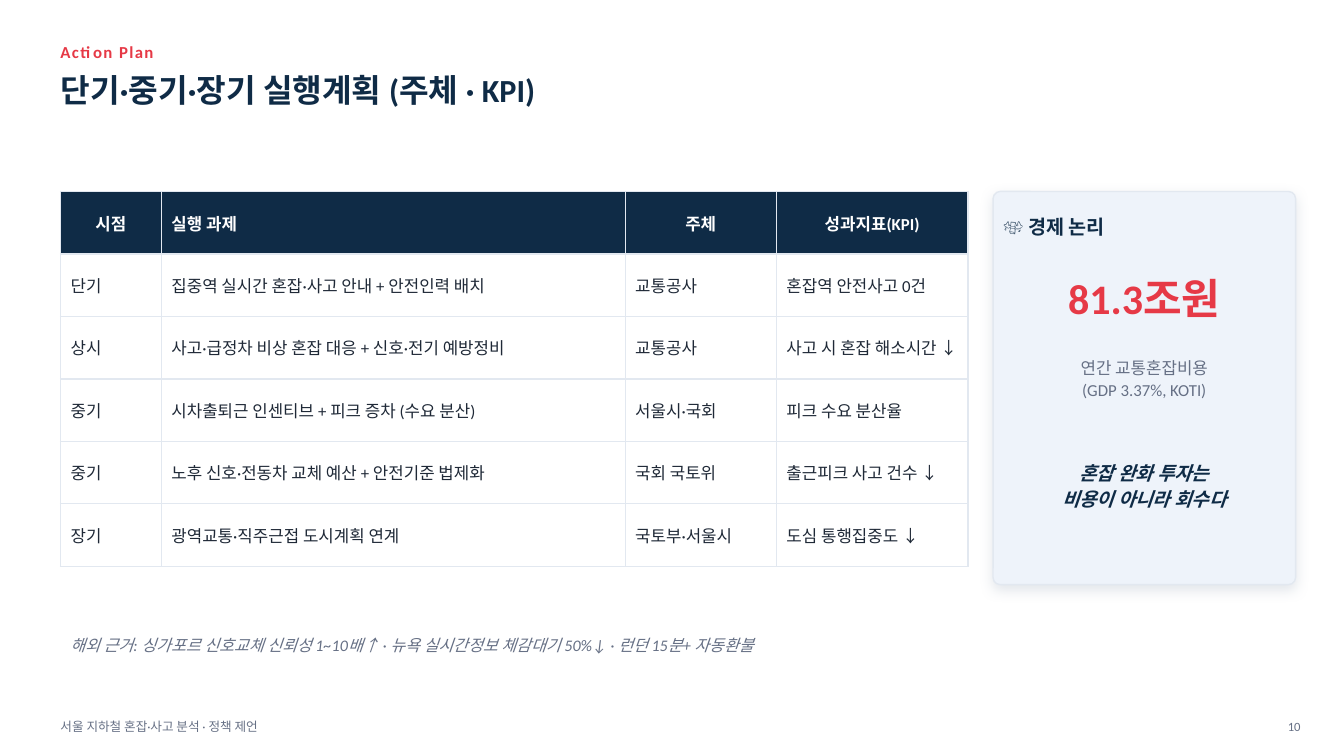
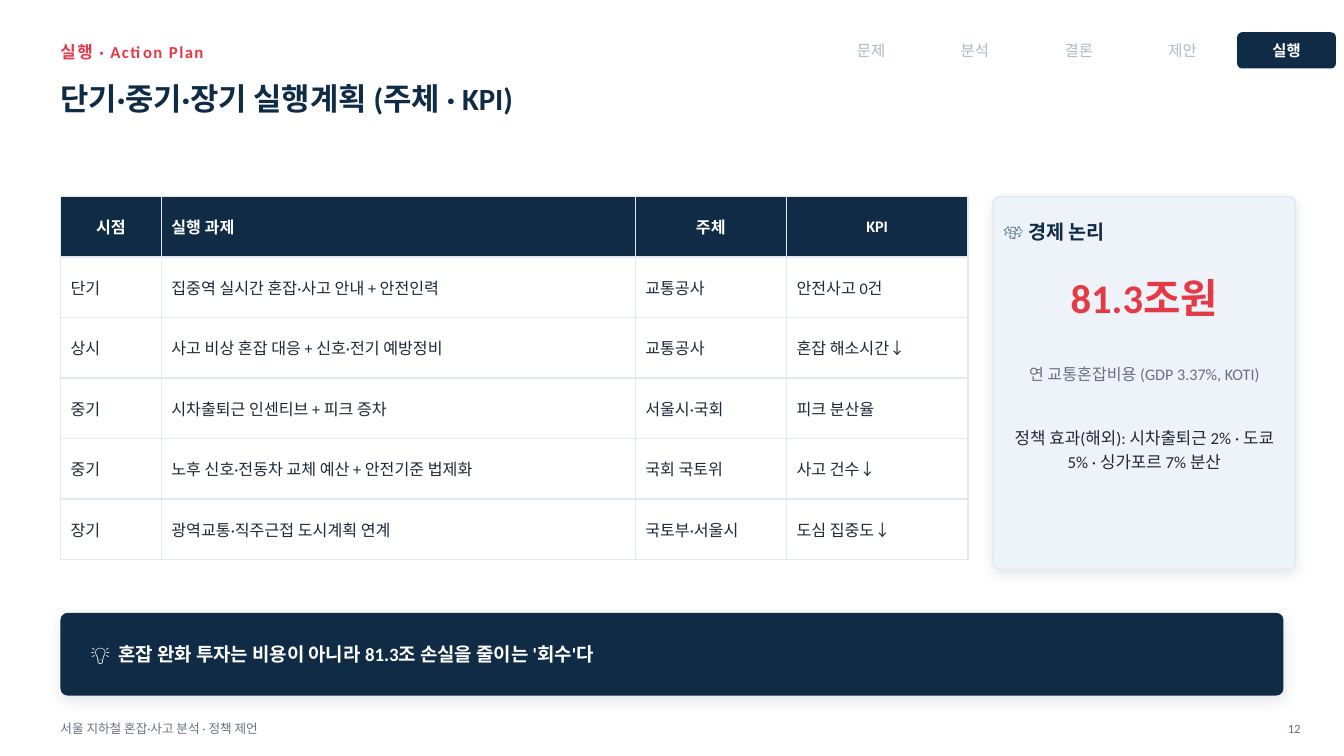
Before and after one commit to yuneunmi814-cmyk/data-analysis-mini-project, a slide deck: slide 14 of 발표장표_지하철혼잡.pptx (slide 10 before the commit). Drawn at 1344x756 pixels with LibreOffice and Linux fonts; fonts in the diff are those of the drawing. Boxes give left, top, right and bottom in pixels: in the first picture for what was removed or moved away, otherwise in the second. Text is boxed around its words. In the diff, an @@ line names an element or a change of style, - is before the commit and + after.

```diff
--- a/발표장표_지하철혼잡.pptx
+++ b/발표장표_지하철혼잡.pptx
@@ text at box(60, 44, 203, 60): text changed @@
-Action Plan
+실행 · Action Plan
@@ text added at box(857, 44, 885, 57), 11 pt, text #AEB8C4 @@
+문제
@@ text added at box(961, 43, 989, 57), 11 pt, text #AEB8C4 @@
+분석
@@ text added at box(1065, 43, 1093, 57), 11 pt, text #AEB8C4 @@
+결론
@@ text added at box(1168, 43, 1196, 57), 11 pt, text #AEB8C4 @@
+제안
@@ rounded rectangle added at box(1237, 32, 1336, 69), fill #0F2B46 @@
@@ text added at box(1272, 43, 1300, 58), 11 pt, text #FFFFFF, bold @@
+실행
@@ text "단기·중기·장기 실행계획 (주체 · KPI)": place and size @@
-text "단기·중기·장기 실행계획 (주체 · KPI)" at box(60, 74, 535, 107)
+text "단기·중기·장기 실행계획 (주체 · KPI)" at box(60, 84, 513, 115)
@@ text "단기·중기·장기 실행계획 (주체 · KPI)" at box(60, 84, 513, 115): size 23 to 22 pt; line spacing 1.05 to 1.04 @@
@@ table at box(60, 197, 968, 542) @@
-row 1, column 4: 성과지표(KPI)
+row 1, column 4: KPI
-row 2, column 2: 집중역 실시간 혼잡·사고 안내 + 안전인력 배치
+row 2, column 2: 집중역 실시간 혼잡·사고 안내 + 안전인력
-row 2, column 4: 혼잡역 안전사고 0건
+row 2, column 4: 안전사고 0건
-row 3, column 2: 사고·급정차 비상 혼잡 대응 + 신호·전기 예방정비
+row 3, column 2: 사고 비상 혼잡 대응 + 신호·전기 예방정비
-row 3, column 4: 사고 시 혼잡 해소시간 ↓
+row 3, column 4: 혼잡 해소시간↓
-row 4, column 2: 시차출퇴근 인센티브 + 피크 증차 (수요 분산)
+row 4, column 2: 시차출퇴근 인센티브 + 피크 증차
-row 4, column 4: 피크 수요 분산율
+row 4, column 4: 피크 분산율
-row 5, column 4: 출근피크 사고 건수 ↓
+row 5, column 4: 사고 건수↓
-row 6, column 4: 도심 통행집중도 ↓
+row 6, column 4: 도심 집중도↓
@@ size 12 to 11.5 pt in "시점", "실행 과제", "주체", "단기" and 11 more places @@
@@ table: place and size @@
-table at box(60, 192, 968, 548)
+table at box(60, 197, 968, 542)
@@ rounded rectangle: place and size @@
-rounded rectangle at box(993, 192, 1296, 585)
+rounded rectangle at box(993, 197, 1296, 570)
@@ rounded rectangle at box(993, 197, 1296, 570): shadow changed @@
@@ text "💸 경제 논리": place and size @@
-text "💸 경제 논리" at box(1028, 217, 1105, 236)
+text "💸 경제 논리" at box(1028, 222, 1105, 241)
@@ text "81.3조원" at box(1071, 280, 1218, 316): size 30 to 29 pt @@
@@ text at box(1029, 366, 1260, 382): text changed; size 12 to 11.5 pt @@
-연간 교통혼잡비용
-(GDP 3.37%, KOTI)
+연 교통혼잡비용 (GDP 3.37%, KOTI)
@@ text added at box(1015, 430, 1274, 470), 12 pt, text #1F2937 @@
+정책 효과(해외): 시차출퇴근 2% · 도쿄 5% · 싱가포르 7% 분산
@@ rounded rectangle added at box(60, 613, 1284, 696), fill #0F2B46 @@
@@ text removed at box(70, 637, 753, 654) @@
-해외 근거: 싱가포르 신호교체 신뢰성 1~10배↑ · 뉴욕 실시간정보 체감대기 50%↓ · 런던 15분+ 자동환불
@@ text at box(119, 645, 594, 663): text changed; text colour #0F2B46 to #FFFFFF; italic off @@
-혼잡 완화 투자는
-비용이 아니라 회수다
+💡 혼잡 완화 투자는 비용이 아니라 81.3조 손실을 줄이는 '회수'다
@@ text removed at box(1288, 723, 1301, 731) @@
-10
@@ text added at box(1288, 725, 1301, 733), 9 pt, text #667085 @@
+12
```
Also in this commit, not shown: 10 other slides changed, 4 slides added, 1 other file.
